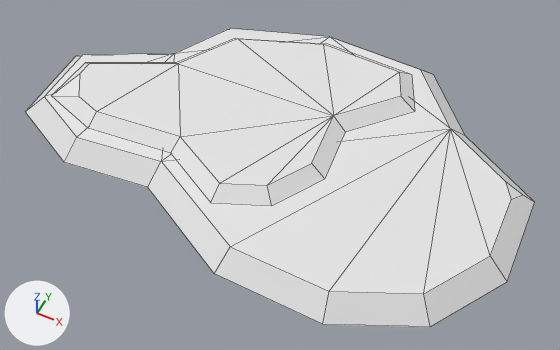
Two versions of the FBX model Content/CityBuilder/Art/3D/Environment/Terrain/SM_TerrainSlab_01.fbx, one commit apart.
Camera for both pictures: a camera (50 mm lens) standing at (33.4, -65.6, 77.0) and looking at (1.7, -2.2, -2.3). The lights are fixed; the arrows at lower left show +X, +Y and +Z. Mesh edges are drawn as thin lines.

The older version as bpy lines, for what is in view:
```python
me_cube_010 = bpy.data.meshes.new('Cube.010')
me_cube_010.from_pydata(...)  # 57 vertices, 51 faces; spans x -36.4..34.2, y -22.1..25.6, z 0.0..4.0
# before: 2 (34.2, -7.1, 0.0) at pixel (507, 281), 3 (34.0, 6.5, 0.0) at pixel (534, 202), 4 (22.5, 14.0, 0.0) at pixel (465, 136), 14 (-21.4, 8.8, 2.5) at pixel (174, 53), 15 (-33.5, 2.3, 2.5) at pixel (82, 55)
# before: 16 (-32.8, -7.6, 2.5) at pixel (44, 96), 17 (-23.9, -12.1, 2.5) at pixel (76, 137), 18 (-11.3, -10.8, 2.5) at pixel (161, 161), 19 (3.4, -18.8, 2.5) at pixel (230, 246), 20 (16.5, -19.3, 2.5) at pixel (329, 291)
# before: 21 (26.2, -14.8, 2.5) at pixel (423, 293), 22 (31.4, -6.3, 2.5) at pixel (490, 255), 23 (20.5, 11.9, 2.5) at pixel (450, 128), 24 (12.8, 21.7, 2.5) at pixel (420, 69), 25 (-2.2, 22.8, 2.5) at pixel (329, 36)
# before: 26 (-16.9, 17.8, 2.5) at pixel (230, 28), 54 (32.4, 5.6, 1.4) at pixel (523, 195), 55 (29.8, 5.9, 2.5) at pixel (505, 181), 56 (31.3, 3.2, 2.5) at pixel (511, 199)
ob_sm_terrainslab_01 = bpy.data.objects.new('SM_TerrainSlab_01', me_cube_010)
ob_sm_terrainslab_01.location = (0.0, 0.0, 0.0)
```
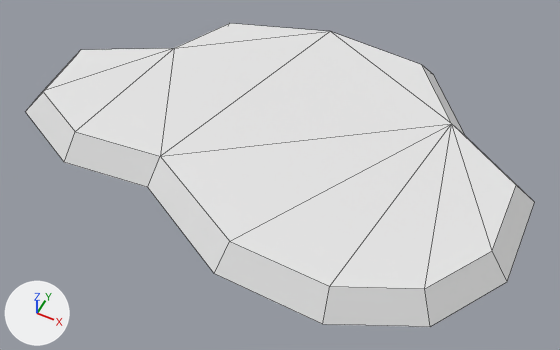
The newer file is also rescaled (x0.714), turned or shifted as a whole; pictures and numbers use the older file's frame.

The change, as a list of edits to the scene's bpy script:
```text
Change me_cube_010:
    where me_cube_010.from_pydata(...)  # 57 vertices, 51 faces; spans x -36.4..34.2, y -22.1..25.6, z 0.0..4.0
    used by ob_sm_terrainslab_01; location = (0.0, 0.0, 0.0)
    verts and faces of me_cube_010; kept vertices keep their numbers, new ones are numbered from 57
    me_cube_010 part 1: the loose piece of 27 vertices spanning x -32.0..15.0, y -14.0..21.0, z 2.5..4.0 is deleted
    me_cube_010 part 2
    add delete_vertices([55, 56])  # with the faces that use them
    add for i in [*range(14, 27)]: verts[i] += (0.0, 0.0, 1.0)
    add verts[54] = (31.3, 5.0, 3.5)  # moved, pixel (516, 185)
    add faces += [(22, 54, 23), (2, 3, 54, 22), (3, 4, 23, 54)]
```

Changed parts and their boxes [x1, y1, x2, y2] in the pictures (560 x 350 px; the box of a moved part takes in the faces that stretch with it):
'SM_TerrainSlab_01', reshaped
    before: [26, 28, 534, 327]
    after: [26, 23, 534, 327]
part 1 of me_cube_010, deleted
    before: [52, 38, 415, 206]
part 2 of me_cube_010, moved or reshaped
    before: [26, 28, 534, 327]
    after: [26, 23, 534, 327]
